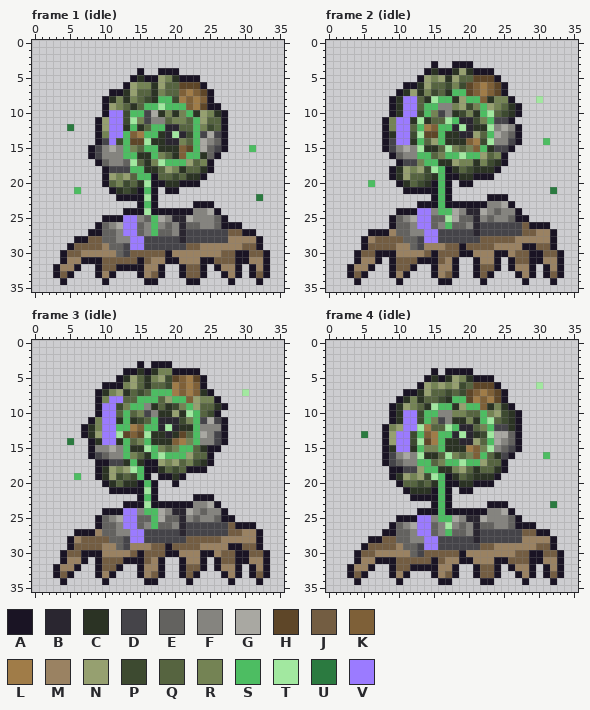
Pixel-art file: tools/art/creatures/rootseer/rootseer.aseprite. Above: the version before the commit.
36x36 pixels, 29 frames. Shown: frame 1 (idle), frame 2 (idle), frame 3 (idle), frame 4 (idle). The commit also changed other frames, which this record leaves out.
Visible layers, top first: "glow", "leds", "corpo".
Palette (. is transparent): A #1a1424  B #2a2630  C #2b3324  D #454449  E #63625f  F #85847f  G #a9a8a2  H #5e4628  J #735d42  K #7e6038  L #a07c48  M #9a8262  N #96a070  P #3d4a30  Q #566440  R #748354  S #4dbd62  T #a2e8a0  U #2b7a40  V #9b7bff
Pixels before, frame 1 (idle), first column x 3:
 4 ............A..AAA.............
 5 ...........ACAANRCAAA..........
 6 ..........ANRRCNQQHHHA.........
 7 ........AACNQQCRQQKLKHA........
 8 .......ACRCRQPCSSPLKLKA........
 9 .......ANRQCQSSTSSSKLHAA.......
10 .......AVVPSSDGCRCRSCNRCA......
11 ......ANVVPTRDFFQRRQSNQQA......
12 ..U...ANVVCSCQSSBBQQSRPQA......
13 ......ARVVSKLSSCBTBPSDGDA......
14 ......ADVPSHHTCCBBRQSGFEA......
15 .....ADFGFSRQSSCCCKHSGEDA...S..
16 .....ADFFFSSCCSRQCKSSCEA.......
17 ......AEFFETQCRTSSSNQRA........
18 .......ADDDSSCCQNRCQQCA........
19 .......ANRNQSSAQQPQCCA.........
20 .......AQRPQCTAACCAAA..........
21 ...S....ACPCASA.AA.............
22 .........AAAATA..............U.
23 ............ASA.....AAA........
24 ..........AAATAAAAAAFFGA.......
25 .......AAAVVFESGFBBGFFFEA......
26 ......AEFGVVEFSFEFBEEFFEAAA....
27 .....AAEEFVVEFSEEFBDDDDDDJJAA..
28 ...AAJJEEFFVVDDDDDBDDDDDDMMMMA.
29 ..AJJJJMEEDVVDDDDDDJJMMMMMMJJA.
30 .AJJMMMMMEDJJJJJAMMMMMMMJJAAJJA
31 .AMMAAAJJJJJAJMMAAMMMAAJJJAAMMA
32 AMMA..AJJAAAAMMA..AJJA.AMMA.AMA
33 AJA...AMA...AMJA..AJJA..AMA.AJA
34 .A.....A.....AA....AA....A...A.
Pixels before, frame 2 (idle), first column x 3:
 3 ............A..AAA.............
 4 ...........ACAACNCAAA..........
 5 ..........ANRNCNQQHHHA.........
 6 ........AACNQQPRPHKLKHA........
 7 .......ACNCRPQCSSHKLKHA........
 8 ......ACVVQCTSSCNSSKCRRA...T...
 9 ......ACVVQSSFFRNPRSNRQCA......
10 ......ACVVPSRDFCPRCSTQPCA......
11 .....ARVVCTCQQTSBBPRSDDA.......
12 .....ARVVQSLKSSBTBCCTFGFA......
13 .....ACVVPTHHSCCBBNQSGFEA......
14 .....ADVVCSQNSCCCKLPTFFDA...S..
15 .....ADFGFTCCQTRQRKSCDDA.......
16 ......AEFFSSQRSSTSSNQRA........
17 .......ADDRSSCCNRRCRPCA........
18 ......ACNRNPTSACQPCCCA.........
19 ......ACNQQPCSAACCAAA..........
20 ...S...ACQPCASA.AA.............
21 ........AAAAASA..............U.
22 ............ASA.....AAA........
23 ..........AAASAAAAAAFFGA.......
24 .......AAAVVFSSGFBBGFEFFA......
25 ......AEFGVVEETGEEBFEFFEAA.....
26 ......AEEFVVEFSEEFBDDDDDDJAAA..
27 ...AAAMEEFFVVDDDDDBDDDDDDJJMMA.
28 ..AMJJJJEEDVVDDDDDDJJJJJMMMMMA.
29 ..AJJJJMMEDMMMJJAJJJJMMMMAAJJA.
30 .AJJAAAMMMMJAJJJAAMMMAAMJJAAJJA
31 .AMMA.AJJJAAAJMA..AMMA.AJJAAMMA
32 AMMA..AJJA..AMMA..AJJA.AMMA.AMA
33 AJA...AMA...AMJA..AJA...AMA.AJA
34 .A.....A.....AA....A.....A...A.
Pixels before, frame 3 (idle), first column x 3:
 3 ............A.AAA..............
 4 ..........AACACRRAAAA..........
 5 .........ACNQCRNPHKLHA.........
 6 .......AAARNQCQQPLKLKA.........
 7 ......ACRNCQPQSSSLKLKCA....T...
 8 ......ARVVQQSSSQNSSKNRRA.......
 9 ......AVVPRSSFCQCPRSNQQCA......
10 ......AVVQSQRDFCCNCTSQPA.......
11 .....ARVVCSCPQSBBBPRSDGDA......
12 ....ACRVVSSLKSSBTBCCSFFFA......
13 ....ACNVVTHKHTCCBCHQSGFDA......
14 ..U..ACVVCSQRSCCCKLRSFFDA......
15 .....AFFGFSCCTSRQRSSQCAA.......
16 .....ADEFFSRQCSTSSSNQQA........
17 ......AADDCSCAANRNQRPCA........
18 ......ACNRNTSAACQPQAAA.........
19 ...S..ACNPQPSA.AACA............
20 .......ACQCCASA..A.............
21 ........AAAAATA................
22 ............ASA.....AAA........
23 ..........AAATAAAAAAFFGA.......
24 .......AAAVVFSSGFBBGFEFFA......
25 ......AEFGVVEESGEEBFEFFEAA.....
26 ......AEEFVVEFSEEFBDDDDDDJAAA..
27 ...AAAMEEFFVVDDDDDBDDDDDDJJMMA.
28 ..AMJJJJEEDVVDDDDDDJJJJJMMMMMA.
29 ..AJJJJMMEDMMMJJAJJJJMMMMAAJJA.
30 .AJJAAAMMMMJAJJJAAMMMAAMJJAAJJA
31 .AMMA.AJJJAAAJMA..AMMA.AJJAAMMA
32 AMMA..AJJA..AMMA..AJJA.AMMA.AMA
33 AJA...AMA...AMJA..AJA...AMA.AJA
34 .A.....A.....AA....A.....A...A.
Pixels before, frame 4 (idle), first column x 3:
 4 ............A.AAAA.............
 5 ...........ACACNRCAAA..........
 6 ..........ANRNRNPQHHHA.....T...
 7 ........AACNQQPQPHKLKHA........
 8 .......ACRCQQPCSSHLKLHA........
 9 ......ACNRQCTSSCNSSKCRCA.......
10 ......ACVVPSSFFRRQQSRNPCA......
11 ......ACVVPSRDFCCRCSTQPCA......
12 .....ARNVVTLQQTSBBQRSDDCA......
13 ..U..ANVVPSKLSSBTBCPTGGEA......
14 .....ANVVPTHLSCCBBNQSGFEA......
15 .....ACVVCSRRSCCCLKRTFEDA......
16 .....ADFGFTCCQTRQRKSQCDA....S..
17 .....ADEFFSSQRSSTSSNQQA........
18 ......AADDNSSCCRNQCQQCA........
19 ......ACNRNPTSACQPCCCA.........
20 .......AQQPQCSAACCAAA..........
21 ........ACCCASA.AA.............
22 .........AAAASA................
23 ............ASA.....AAA......U.
24 ..........AAASAAAAAAFFGA.......
25 .......AAAVVFSSGFBBGFFFEA......
26 ......AEFGVVEFTFEFBEEFFEAAA....
27 .....AAEEFVVEFSEEFBDDDDDDJJAA..
28 ...AAJJEEFFVVDDDDDBDDDDDDMMMMA.
29 ..AJJJJMEEDVVDDDDDDJJMMMMMMJJA.
30 .AJJMMMMMEDJJJJJAMMMMMMMJJAAJJA
31 .AMMAAAJJJJJAJMMAAMMMAAJJJAAMMA
32 AMMA..AJJAAAAMMA..AJJA.AMMA.AMA
33 AJA...AMA...AMJA..AJJA..AMA.AJA
34 .A.....A.....AA....AA....A...A.
And afterwards:
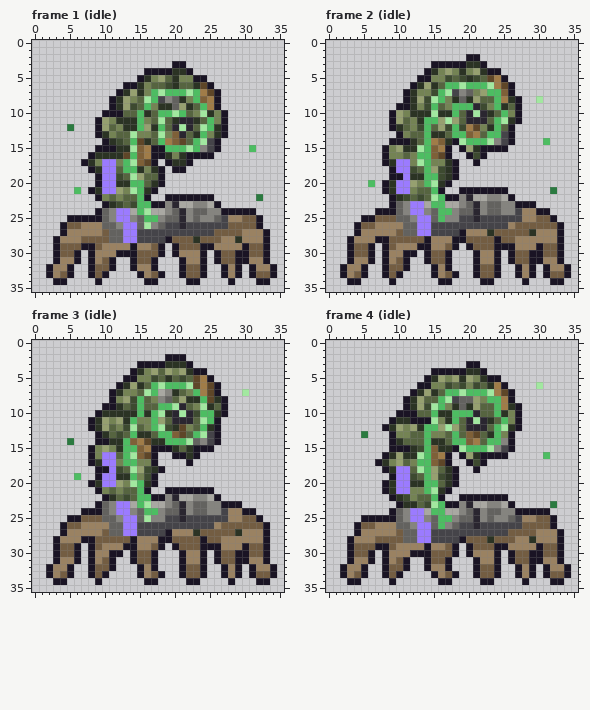
The exact change:
Changed rows in their new state; - is an unchanged pixel.
Frame 1 (idle), layers "glow", "leds", "corpo":
first column x 2:
 3 ------------------AA-------------
 4 -------------.AA--CCA------------
 5 ------------.ACR-Q-RR-A----------
 6 ------------AC-QQPCQQCHA---------
 7 ---------.---CRSTSSSTSLHA--------
 8 --------.ACN--TSDFECRS-LA--------
 9 --------.ACNP--RCCENCQSL---------
10 ---------AAQQ-CQSSTSQRTCR--------
11 ---------RCCCSRQT-CBBCQSR--------
12 ---------QR-CSNC-Q-TBQTSC--------
13 --------CRQQTRRQTRK-QCSRC--------
14 -------.AC-QS-CQSLKH--TDA.-------
15 ------.AAACCTKLAASSST-FDA.-------
16 -------CCCCH-KLAACRCAAAA.--------
17 -----ACRVVRS-KHA.ACCA...---------
18 ------ACVVQS-CR-A.AA....---------
19 -------AVVPQTNQQA......----------
20 -------AVVCCSSQC-.....-----------
21 ------ACVVNRTSC--..--------------
22 -------ARQRQQSA.-AAAAAAA---------
23 --------ACPQPS--AFBGGFFGA--------
24 -------AEFVVGS-GGFEBFEEFFAAAAA---
25 ---AAAAAEFV-FES-FEE-FE---DMMJJA--
26 --AJJMMM-EF---TFEDD-DDDDDDJJJJA--
27 --AMMMMMJ-E--DDDDDDD----JJ--MMMA-
28 -AMMMJ--J-EV-D---AJJJCJJJM-C--MA-
29 -AJJ-AA--MMMAMMJA.AJ--AA----A-JA-
30 -AJ-A.A---AAA---A.A---A.A--------
31 -AM-A.-M-A..AJ-A...A---.A--------
32 AM-A.-AJ-A..-M-A.-------.A-----MA
33 AM----AJA.---------------------JA
34 -A-----A.----------------------A-
Frame 2 (idle), layers "glow", "leds", "corpo":
first column x 2:
 2 ------------------AA-------------
 3 --------------AA--CCA------------
 4 --------------RNRCRNC-A----------
 5 ------------A-RPQPCPQ-LA---------
 6 ---------.---C-SSTSSSTLHA--------
 7 --------.ACR--STDFERNSSKA--------
 8 -------..ACNP--R-ECNQQSLCA-------
 9 -------.AACRP-QRSSSBPRSCQ--------
10 --------NRCCCTCCSQBTBC-SR--------
11 ------.ANQRCSSN-NQ-BBQSTCA-------
12 ------.ACQRPSQNPSPLHRCSQA.-------
13 ------..ARQQSCCQSSKL--SDA.-------
14 ------.AAA-QSLK-ATSSS--DA.-------
15 -------RNCC-SKLA.ANCAAAA.--------
16 ------ARRQR--KHA..APA...---------
17 ------ACVVRT-RR-A..A....---------
18 --------VVPQSNPCA......----------
19 --------AVCCSSPC-.....-----------
20 ------ACVVNRSTC--..--------------
21 ------ACVVRQQSA.-AAAAAAA---------
22 -------ACPQPQT--AFBGGFFGA--------
23 -------AEFVVGS-GGFEBFEEFFAAA-----
24 -----AAAEFV-FE--FEE-FE---DMMAA---
25 ---AAJJJ-EF---SFFDD-DDDDDDMMJJA--
26 --AJJMMMM-E--DDDDDDD----MJ-JJJJA-
27 --AMMMM-J-EV-D---AMMMCJJJJ-C--MA-
28 -AMM-AA--JJJAMMMAAJJ--A-------MA-
29 -AJJA.A---MAA---A.A---AAA-MMA-JA-
30 -AJ-A.-M-AA.AJ-A...A---.A--------
31 -AM-A.AM-A..-J-A.----------------
32 AM-A.-AJ-A.----A.-------.A-----MA
33 AM----AJA.-----------JA--------JA
34 -A-----A.------------A---------A-
Frame 3 (idle), layers "glow", "leds", "corpo":
first column x 2:
 2 -----------------AAA-------------
 3 --------------A--CCCA------------
 4 -----------.--RNQNRNC-A----------
 5 ----------.AARRPQCQPQ-LA---------
 6 --------..-C-CQSTSSSTHLHA--------
 7 -------..ACRRQT-GFCQRSLHA--------
 8 -------..ARNP-QRFEQNCCSHCA-------
 9 -------.AACQP-QQSSTBQRTCQ--------
10 --------CCCCCSCST-BTBPSSCA-------
11 -------CNRNCSRR-NQ-BBQTSA.-------
12 -----.ACNQRPTQR-TPCHRQSCA.-------
13 -----..ACQPQSCCQSSK---TDA.-------
14 ------.AAC--KLH--SSSTE-DA.-------
15 -------RNRC-SKLAAACQCAA-.--------
16 -------RVVQ-TKHA..AACA..---------
17 ------ACVVRS-RR-....A...---------
18 --------AVPQ-NPCA......----------
19 --------VVCCSRPA....-------------
20 ------ACVVNRTSC---.--------------
21 -------ARQRQQSA.-AAAAAAA---------
22 --------ACQPQS--AFBGGFFGA--------
23 -------AEFVVGS-GGFEBFEEFFAAA-----
24 -----AAAEFV-FE--FEE-FE---DMMAA---
25 ---AAJJJ-EF---TFFDD-DDDDDDMMJJA--
26 --AJJMMMM-E--DDDDDDD----MJ-JJJJA-
27 --AMMMM-J-EV-D---AMMMCJJJJ-C--MA-
28 -AMM-AA--JJJAMMMAAJJ--A-------MA-
29 -AJJA.A---MAA---A.A---AAA-MMA-JA-
30 -AJ-A.-M-AA.AJ-A...A---.A--------
31 -AM-A.AM-A..-J-A.----------------
32 AM-A.-AJ-A.----A.-------.A-----MA
33 AM----AJA.-----------JA--------JA
34 -A-----A.------------A---------A-
Frame 4 (idle), layers "glow", "leds", "corpo":
first column x 2:
 3 ------------------AA-------------
 4 --------------A---CCA------------
 5 --------------NR-CNRC-A----------
 6 ------------A-RPQ-RPQCLA---------
 7 ---------.---C-SSTSSSTLHA--------
 8 --------.ACN--STDEENRSSLA--------
 9 -------..ACNP--R-ECNQQSLCA-------
10 -------.AAAQQ-CCSSSBQQSCR--------
11 ---------CAAATRCSQBTBC-SR--------
12 -------C-RNCSSN-NQ-BBQST---------
13 ------.ARRQQSRRQSQKHQCSRA.-------
14 ------.ACQQQSCCQSSKL--S-A.-------
15 ------.AAA-PSKC-ATSSS--DA.-------
16 -------CNCC-SKLA.ANCAAAA.--------
17 -----ACRNQR--KHA..APA...---------
18 ------ACVVQT-NQ-A..A....---------
19 --------VVPQSNPCA......----------
20 ------ACVVCCSSQC-.....-----------
21 ------ACVVRRSTC--..--------------
22 -------ACPRQQSA.-AAAAAAA---------
23 --------ACCQPT--AFBGGFFGA--------
24 -------AEFVVGS-GGFEBFEEFFAAAAA---
25 ---AAAAAEFV-FE--FEE-FE---DMMJJA--
26 --AJJMMM-EF---SFEDD-DDDDDDJJJJA--
27 --AMMMMMJ-E--DDDDDDD----JJ--MMMA-
28 -AMMMJ--J-EV-D---AJJJCJJJM-C--MA-
29 -AJJ-AA--MMMAMMJA.AJ--AA----A-JA-
30 -AJ-A.A---AAA---A.A---A.A--------
31 -AM-A.-M-A..AJ-A...A---.A--------
32 AM-A.-AJ-A..-M-A.-------.A-----MA
33 AM----AJA.---------------------JA
34 -A-----A.----------------------A-
Boxes around the changes in both pictures, in picture pixels (x1, y1, x2, y2):
changed: (46, 61, 277, 285)
changed: (340, 54, 571, 285)
changed: (46, 354, 277, 585)
changed: (340, 361, 571, 585)
